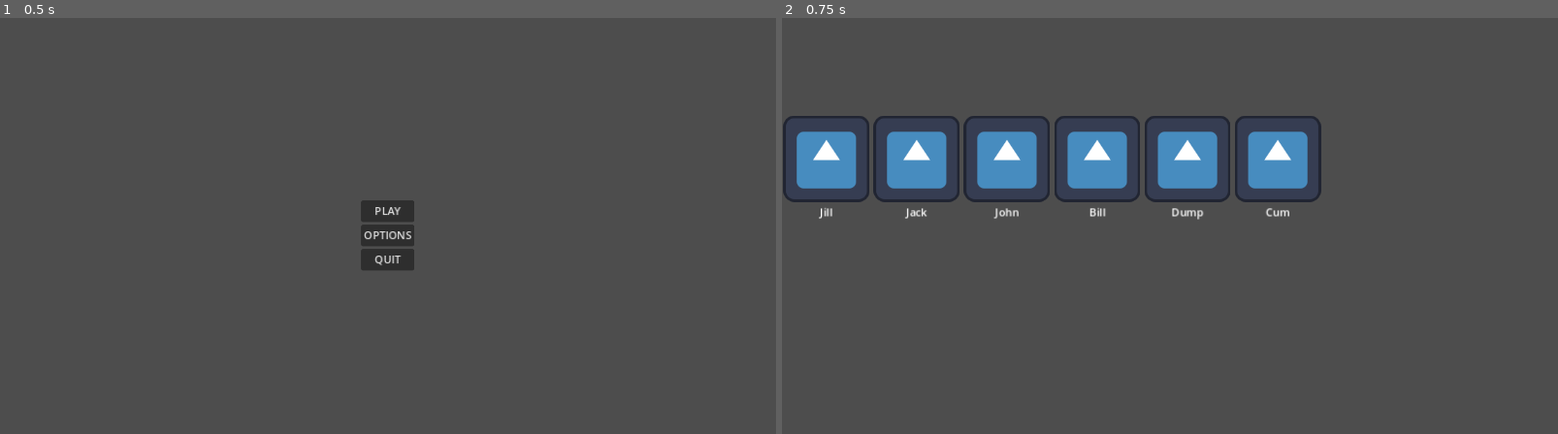
Above: before the commit, frames 1-2 (left to right).
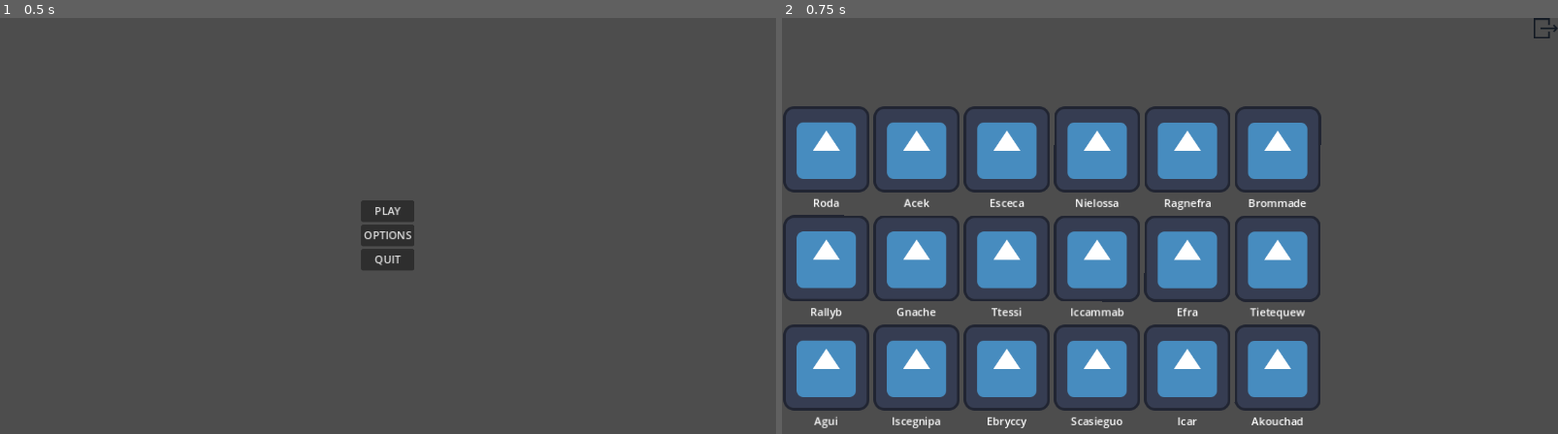
Above: after the commit, the same moments.

Repository: LmTrieu/GuessWhoo
Game: Godot game, scene res://Scene/MainMenu/main_menu.tscn
Same seed, same stepped clock (60 frames per second), same inputs: the game is played once before the commit and once after it. The engine's default icon, where the game draws it, is replaced by a stand-in: a white triangle on a blue panel in a dark square.
Inputs:
- Up to frame 1 (0.5 s): no input
- Up to frame 2 (0.75 s): click "PLAY" at 0.5 s

Frame 1 is identical in both runs. In frame 2, 22% of the frame differs, in the area x 0-100%, y 0-99%.

Commit message:
Added name generation
+ Using name-generator.gd (From https://github.com/xsellier/godot-name-generator) to generate names for peeps.
+ Added Exit button

Diff:
--- /dev/null
+++ b/HelperScript/name-generator.gd
@@ -0,0 +1,70 @@
+const MIN_LENGTH = 3
+const MAX_LENGTH = 7
+const LETTERS = {
+  'VOYELLE': ['a', 'e', 'a', 'e', 'i', 'o', 'o', 'a', 'e', 'a', 'e', 'i', 'a', 'e', 'a', 'e', 'i', 'o', 'o', 'a', 'e', 'a', 'e', 'i', 'y'],
+  'DOUBLE_VOYELLE': ['oi', 'ai', 'ou', 'ei', 'ae', 'eu', 'ie', 'ea'],
+
+  'CONSONNE': ['b', 'c', 'c', 'd', 'f', 'g', 'h', 'j', 'l', 'm', 'n', 'n', 'p', 'r', 'r', 's', 't', 's', 't', 'b', 'c', 'c', 'd', 'f', 'g', 'h', 'j', 'k', 'l', 'm', 'n', 'n', 'p', 'r', 'r', 's', 't', 's', 't', 'v', 'w', 'x', 'z'],
+  'DOUBLE_CONSONNE': ['mm', 'nn', 'st', 'ch', 'll', 'tt', 'ss'],
+
+  'COMPOSE': ['qu', 'gu', 'cc', 'sc', 'tr', 'fr', 'pr', 'br', 'cr', 'ch', 'll', 'tt', 'ss', 'gn']
+}
+
+const TRANSITION = {
+  'INITIAL': ['VOYELLE', 'CONSONNE', 'COMPOSE'],
+  'VOYELLE': ['CONSONNE', 'DOUBLE_CONSONNE', 'COMPOSE'],
+  'DOUBLE_VOYELLE': ['CONSONNE', 'DOUBLE_CONSONNE', 'COMPOSE'],
+
+  'CONSONNE': ['VOYELLE', 'DOUBLE_VOYELLE'],
+  'DOUBLE_CONSONNE': ['VOYELLE', 'DOUBLE_VOYELLE'],
+
+  'COMPOSE': ['VOYELLE']
+}
+
+static func pick_random_number(max_value, min_value=0):
+	randomize()
+
+	return round(randi() % (max_value - min_value) + min_value)
+
+static func clone_array(original):
+	var result = []
+
+	for item in original:
+		result.append(item)
+
+	return result
+
+static func get_letter(state, last_letter, max_length):
+	var transitions = clone_array(TRANSITION[state])
+
+	if max_length < 3:
+		transitions.erase('COMPOSE')
+		transitions.erase('DOUBLE_CONSONNE')
+		transitions.erase('DOUBLE_VOYELLE')
+
+	var state_index = pick_random_number(transitions.size())
+
+	state = transitions[state_index]
+
+	var letters_list = LETTERS[state]
+	var letter_index = pick_random_number(letters_list.size())
+
+	return [state, letters_list[letter_index]]
+
+static func generate(min_length=MIN_LENGTH, max_length=MAX_LENGTH):
+	var length = pick_random_number(max_length, min_length)
+	var name = ''
+	var last_letter = ''
+	var index = 0
+	var state = 'INITIAL'
+
+	while index < length:
+		var obj = get_letter(state, last_letter, length - index)
+
+		state = obj[0]
+		last_letter = obj[1]
+
+		name += last_letter
+		index += last_letter.length()
+
+	return name.capitalize()
--- a/Scene/Game/game.gd
+++ b/Scene/Game/game.gd
@@ -4,18 +4,23 @@
 # Called when the node enters the scene tree for the first time.
 func _ready():
 	var i: int = 0;
-	var names = ["John","Jack","Jill","Bill","Cum","Dump"];
 
-	while i <= 5:
+	const name_gen = preload("res://HelperScript/name-generator.gd");
+
+	while i <= 17:
+		var names = name_gen.generate(4,10);
 		var peep = peep_scene.instantiate();
-		var picked_name = names.pick_random();
 
-		peep.get_node("VBoxContainer/Label").text = picked_name;
-		names.erase(picked_name);
+		peep.get_node("VBoxContainer/Label").text = names;
 
 		get_tree().get_root().get_node("Game/GridContainer").add_child(peep);
 		i += 1;
 
+
 # Called every frame. 'delta' is the elapsed time since the previous frame.
 func _process(delta: float) -> void:
 	pass
+
+func _on_texture_button_pressed():
+	get_tree().get_current_scene().queue_free();
+	get_tree().change_scene_to_file("res://Scene/MainMenu/main_menu.tscn");
--- a/Scene/Game/game.tscn
+++ b/Scene/Game/game.tscn
@@ -1,7 +1,8 @@
-[gd_scene load_steps=3 format=3 uid="uid://c2dplf5yd3u81"]
+[gd_scene load_steps=4 format=3 uid="uid://c2dplf5yd3u81"]
 
 [ext_resource type="Script" path="res://Scene/Game/game.gd" id="1_f8s07"]
 [ext_resource type="PackedScene" uid="uid://crdxwy4epqdix" path="res://Scene/Peep/peep.tscn" id="2_toctu"]
+[ext_resource type="Texture2D" uid="uid://bnttrmqeygo6a" path="res://Images/leave-icon-2048x1688.png" id="3_qeddn"]
 
 [node name="Game" type="Control"]
 layout_mode = 3
@@ -10,6 +11,7 @@
 anchor_bottom = 1.0
 grow_horizontal = 2
 grow_vertical = 2
+rotation = 0.000422138
 script = ExtResource("1_f8s07")
 peep_scene = ExtResource("2_toctu")
 
@@ -26,3 +28,20 @@
 offset_bottom = 226.696
 grow_vertical = 2
 columns = 6
+
+[node name="VBoxContainer" type="VBoxContainer" parent="."]
+layout_mode = 1
+anchors_preset = 1
+anchor_left = 1.0
+anchor_right = 1.0
+offset_left = -36.0
+offset_bottom = 30.0
+grow_horizontal = 0
+alignment = 2
+
+[node name="TextureButton" type="TextureButton" parent="VBoxContainer"]
+layout_mode = 2
+texture_normal = ExtResource("3_qeddn")
+stretch_mode = 1
+
+[connection signal="pressed" from="VBoxContainer/TextureButton" to="." method="_on_texture_button_pressed"]
Binary file added: Images/leave-icon-2048x1688.png
Not shown, added: Images/leave-icon-2048x1688.png.import
